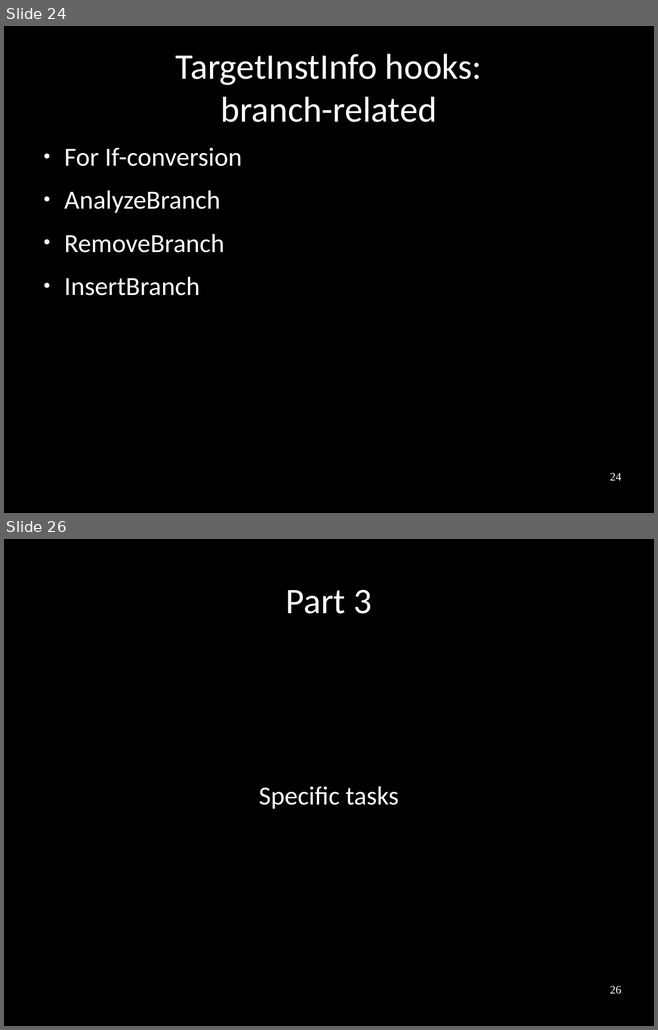
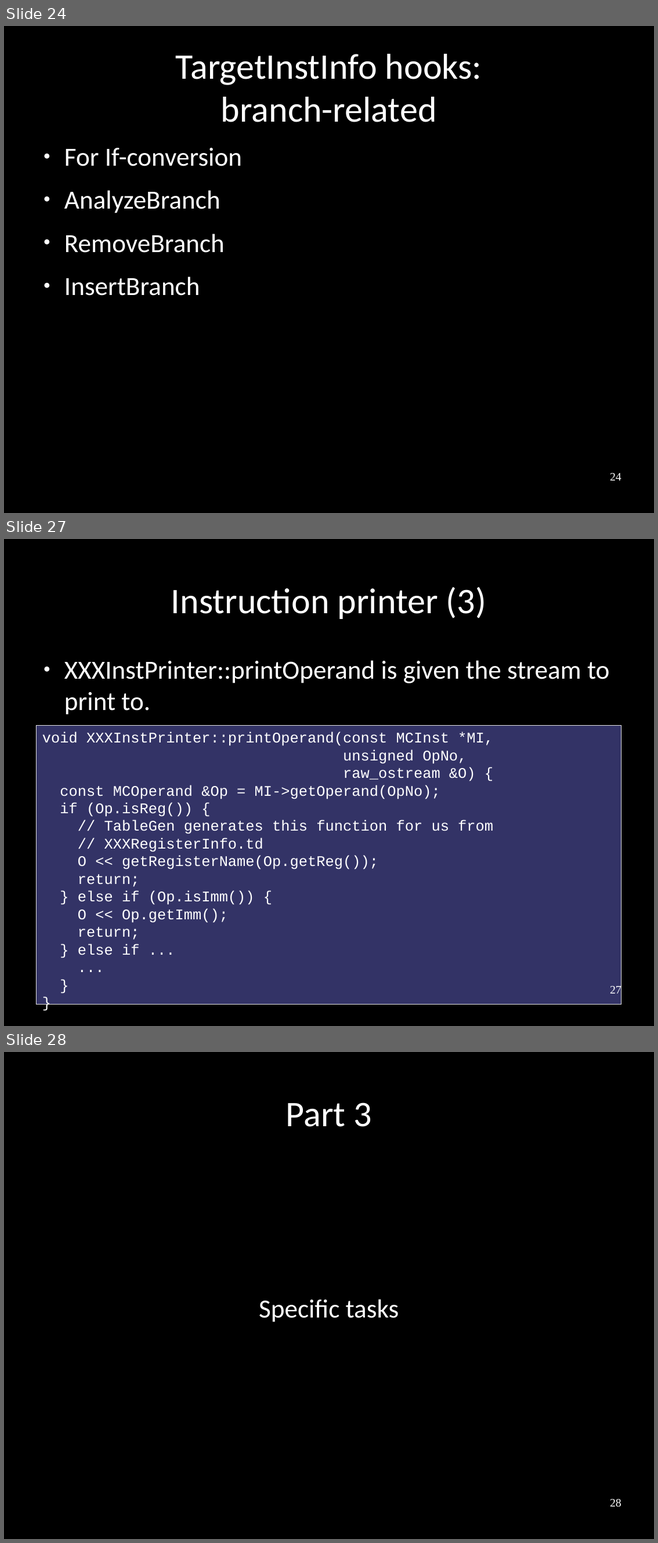
Before and after one commit to frasercrmck/llvm-leg, a slide deck: docs/Codeplay/Slides.odp. Shown one above the other, each under a label of ours: slides 24 and 26 before the commit, slides 24, 27 and 28 after it; the slides between them are not shown. The pictures are 658x1030 and 658x1543 pixels, drawn with LibreOffice and Linux fonts; fonts in the diff are those of the drawing. Boxes give left, top, right and bottom in pixels: in the first picture for what was removed or moved away, otherwise in the second. Text is boxed around its words. In the diff, an @@ line names an element or a change of style, - is before the commit and + after.

```diff
--- a/docs/Codeplay/Slides.odp
+++ b/docs/Codeplay/Slides.odp
@@ slide 27 added at [4,539,654,1026], background #000000 @@
@@ title added at [171,587,486,619], 44 pt, text #FFFFFF @@
+Instruction printer (3)
@@ text added at [64,660,609,715], 32 pt, text #FFFFFF @@
+● XXXInstPrinter::printOperand is given the stream to print to.
@@ rectangle added at [36,725,621,1005], fill #333366, outline #E6E6E6 0 pt, 18 pt, text #FFFFFF @@
+void XXXInstPrinter::printOperand(const MCInst *MI,
+unsigned OpNo,
+raw_ostream &O) {
+const MCOperand &Op = MI->getOperand(OpNo);
+if (Op.isReg()) {
+// TableGen generates this function for us from
+// XXXRegisterInfo.td
+O << getRegisterName(Op.getReg());
+return;
+} else if (Op.isImm()) {
+O << Op.getImm();
+return;
+} else if ...
+...
+}
+}
@@ page number added at [610,985,621,997], 14 pt, text #FFFFFF @@
+27
@@ what was slide 26 is now slide 28 @@
@@ page number at [610,1499,621,1507]: text changed @@
-26
+28
```
Also in this commit, not shown: 4 slides changed, 9 other slides added.
